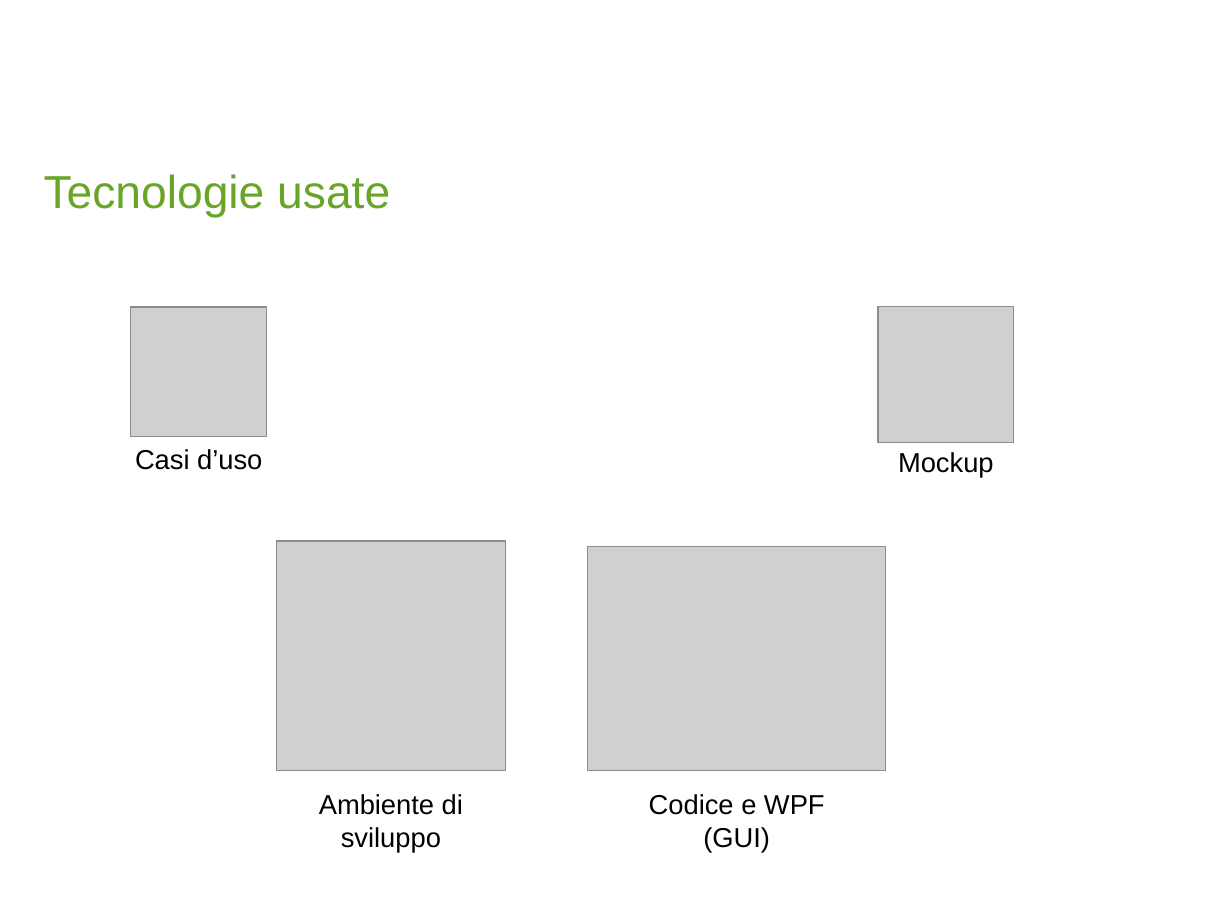
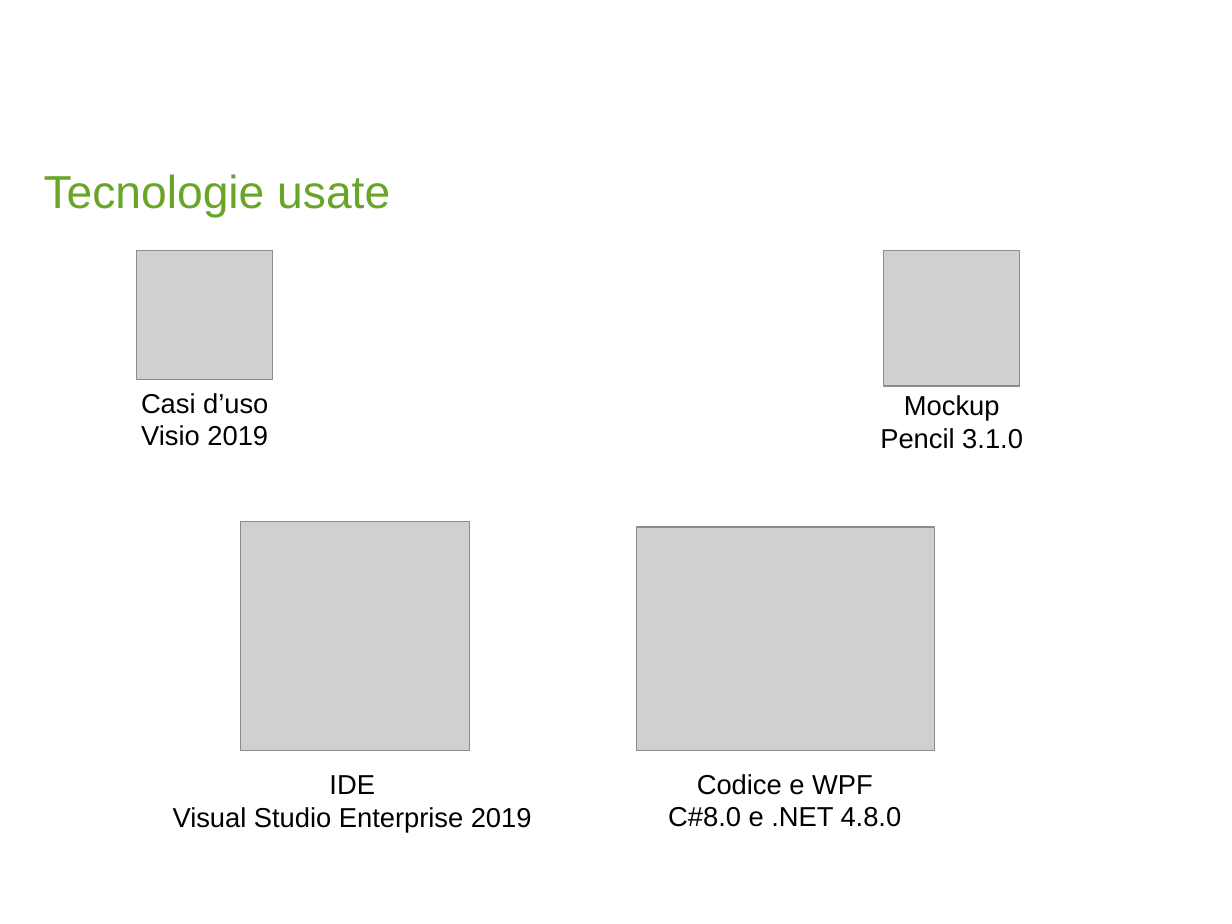
Before and after one commit to MarianoFasano/DSB, a slide deck: slide 4 of docs/Progetto di semestre - Ground Control_v1.pptx. Drawn at 1232x924 pixels with LibreOffice and Linux fonts; fonts in the diff are those of the drawing; grey boxes stand for pictures; background and template pictures are left out. Boxes give left, top, right and bottom in pixels: in the first picture for what was removed or moved away, otherwise in the second. Text is boxed around its words. In the diff, an @@ line names an element or a change of style, - is before the commit and + after.

```diff
--- a/docs/Progetto di semestre - Ground Control_v1.pptx
+++ b/docs/Progetto di semestre - Ground Control_v1.pptx
@@ picture: place and size @@
-picture at [131, 307, 266, 436]
+picture at [137, 250, 272, 379]
@@ picture: place and size @@
-picture at [878, 307, 1014, 442]
+picture at [883, 250, 1019, 386]
@@ text "Casi d’uso": place and size @@
-text "Casi d’uso" at [135, 449, 262, 470]
+text "Casi d’uso" at [141, 393, 268, 446]
@@ text "Mockup": place and size @@
-text "Mockup" at [898, 452, 994, 478]
+text "Mockup" at [880, 395, 1023, 449]
@@ text at [141, 425, 268, 446]: paragraph added @@
+Visio 2019
@@ text at [880, 428, 1023, 449]: paragraph added @@
+Pencil 3.1.0
@@ picture: place and size @@
-picture at [276, 541, 505, 770]
+picture at [240, 521, 469, 750]
@@ picture: place and size @@
-picture at [588, 547, 886, 771]
+picture at [636, 527, 934, 752]
@@ text at [173, 775, 532, 833]: text changed @@
-Ambiente di sviluppo
+IDE
+Visual Studio Enterprise 2019
@@ text at [668, 774, 902, 827]: text changed @@
-Codice e WPF (GUI)
+Codice e WPF
+C#8.0 e .NET 4.8.0
```
Also in this commit, not shown: 3 other slides changed, 4 slides added, 2 slides removed, 2 other files.
